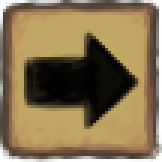
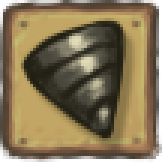
Layer changes from the first 162 × 162 image to the second:
hid "Calque 4" over [21, 30, 141, 132]
added layer "Calque 7" above "Groupe 1" over [18, 18, 129, 141]
added group "Groupe 1" with 6 layers over [12, 12, 147, 153]
moved "Calque 3" into group "Groupe 1" over [12, 12, 147, 153]
added layer "Calque 6" in group "Groupe 1" over [18, 18, 144, 147]
added layer "Calque 5" in group "Groupe 1" over [12, 12, 147, 150]
moved "Calque 1" into group "Groupe 1" over [12, 12, 147, 153]
moved "Calque 2" into group "Groupe 1" over [12, 12, 147, 153]
